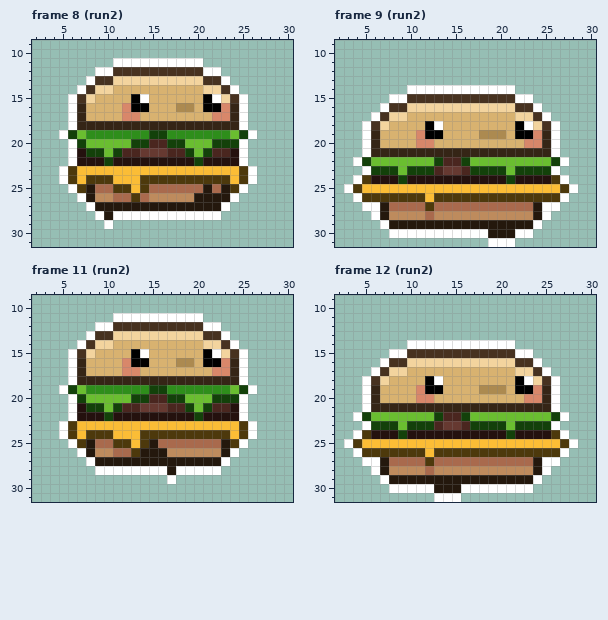
Pixel-art file -- Assets/Sprites/Character/burger.aseprite. This is how it looked before the edit.
32x32 pixels, 17 frames. Shown: frame 8 (run2): x 2..30, y 9..31; frame 9 (run2): x 2..30, y 9..31; frame 11 (run2): x 2..30, y 9..31; frame 12 (run2): x 2..30, y 9..31. The commit also changed other frames, which this record leaves out.
After:
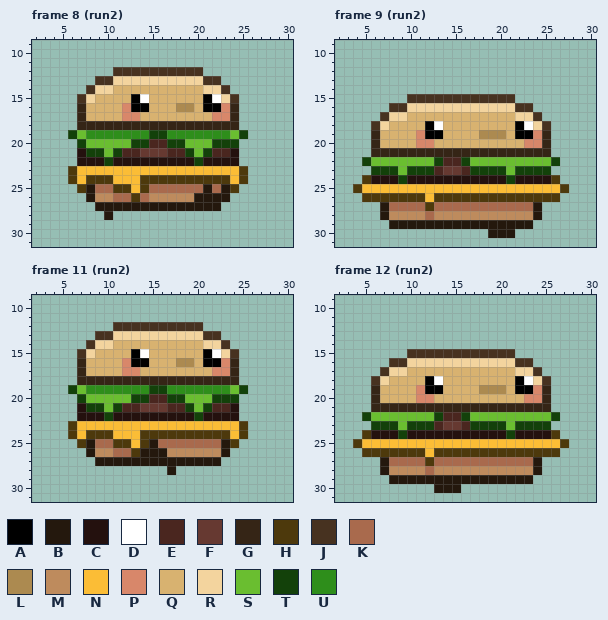
Palette (. is transparent): A #000000  B #24180d  C #24110e  D #ffffff  E #4a261f  F #663931  G #352516  H #4d390c  J #473220  K #a96a4d  L #ac8a50  M #be8b5d  N #fbbd36  P #d8876a  Q #d8b270  R #f3d49e  S #6abe30  T #13410a  U #2e8e1b
What changed:
--- frame 8 (run2), layer "Layer 1"
@@ x 2..30 @@
 10 .............................
-11 .........DDDDDDDDDD..........
-12 .......DDJJJJJJJJJJDD........
-13 ......DJJRRRRRRRRRRJJD.......
-14 .....DJRRQQQQQQQQQQRRJD......
-15 ....DJRQQQQADQQQQQQADRJD.....
-16 ....DGQQQQPAAQQQLLQAAPGD.....
-17 ....DGQQQQPPQQQQQQQQPPGD.....
-18 ....DGGGGGGGGGGGGGGGGGGD.....
-19 ...DTSUUUUUUUTTUUUUUUUSTD....
-20 ....DTSSSSSTTEETTSSSTTTD.....
-21 ....DCTTSTEEFFFEETSTEECD.....
-22 ....DCCCTCCCCCCCCCTCCCCD.....
-23 ...DHNNNNNNNNNNNNNNNNNNHD....
-24 ...DHNHHHNNNHHHHHHHHHHNHD....
-25 ....DHBKKHHNHKKKKKKBKBHD.....
-26 .....DBMMKKHKMMMMMBBBBD......
-27 ......DBBBBBBBBBBBBBBD.......
-28 .......DBDDDDDDDDDDDD........
-29 ........D....................
+11 .............................
+12 .........JJJJJJJJJJ..........
+13 .......JJRRRRRRRRRRJJ........
+14 ......JRRQQQQQQQQQQRRJ.......
+15 .....JRQQQQADQQQQQQADRJ......
+16 .....GQQQQPAAQQQLLQAAPG......
+17 .....GQQQQPPQQQQQQQQPPG......
+18 .....GGGGGGGGGGGGGGGGGG......
+19 ....TSUUUUUUUTTUUUUUUUST.....
+20 .....TSSSSSTTEETTSSSTTT......
+21 .....CTTSTEEFFFEETSTEEC......
+22 .....CCCTCCCCCCCCCTCCCC......
+23 ....HNNNNNNNNNNNNNNNNNNH.....
+24 ....HNHHHNNNHHHHHHHHHHNH.....
+25 .....HBKKHHNHKKKKKKBKBH......
+26 ......BMMKKHKMMMMMBBBB.......
+27 .......BBBBBBBBBBBBBB........
+28 ........B....................
+29 .............................
 30 .............................
--- frame 9 (run2), layer "Layer 1"
@@ x 2..30 @@
 13 .............................
-14 ........DDDDDDDDDDDD.........
-15 ......DDJJJJJJJJJJJJDD.......
-16 .....DJJRRRRRRRRRRRRJJD......
-17 ....DJRRQQQQQQQQQQQQRRJD.....
-18 ...DJRQQQQADQQQQQQQQADRJD....
-19 ...DGQQQQPAAQQQQLLLQAAPGD....
-20 ...DGQQQQPPQQQQQQQQQQPPGD....
-21 ...DGGGGGGGGGGGGGGGGGGGGD....
-22 ..DTSSSSSSSTEETSSSSSSSSSTD...
-23 ...DTTTSTTTEFFETTTTSTTTTD....
-24 ..DHCCCTCCCCCCCCCCCTCCCCHD...
-25 .DHNNNNNNNNNNNNNNNNNNNNNNHD..
-26 ..DHHHHHHHNHHHHHHHHHHHHHHD...
-27 ...DDBKKKKHKKKKKKKKKKKBDD....
-28 ....DBMMMMKMMMMMMMMMMMBD.....
-29 .....DBBBBBBBBBBBBBBBBD......
-30 ......DDDDDDDDDDDBBBDD.......
-31 .................DDD.........
+14 .............................
+15 ........JJJJJJJJJJJJ.........
+16 ......JJRRRRRRRRRRRRJJ.......
+17 .....JRRQQQQQQQQQQQQRRJ......
+18 ....JRQQQQADQQQQQQQQADRJ.....
+19 ....GQQQQPAAQQQQLLLQAAPG.....
+20 ....GQQQQPPQQQQQQQQQQPPG.....
+21 ....GGGGGGGGGGGGGGGGGGGG.....
+22 ...TSSSSSSSTEETSSSSSSSSST....
+23 ....TTTSTTTEFFETTTTSTTTT.....
+24 ...HCCCTCCCCCCCCCCCTCCCCH....
+25 ..HNNNNNNNNNNNNNNNNNNNNNNH...
+26 ...HHHHHHHNHHHHHHHHHHHHHH....
+27 .....BKKKKHKKKKKKKKKKKB......
+28 .....BMMMMKMMMMMMMMMMMB......
+29 ......BBBBBBBBBBBBBBBB.......
+30 .................BBB.........
+31 .............................
--- frame 11 (run2), layer "Layer 1"
@@ x 2..30 @@
 10 .............................
-11 .........DDDDDDDDDD..........
-12 .......DDJJJJJJJJJJDD........
-13 ......DJJRRRRRRRRRRJJD.......
-14 .....DJRRQQQQQQQQQQRRJD......
-15 ....DJRQQQQADQQQQQQADRJD.....
-16 ....DGQQQQPAAQQQLLQAAPGD.....
-17 ....DGQQQQPPQQQQQQQQPPGD.....
-18 ....DGGGGGGGGGGGGGGGGGGD.....
-19 ...DTSUUUUUUUTTUUUUUUUSTD....
-20 ....DTSSSSSTTEETTSSSTTTD.....
-21 ....DCTTSTEEFFFEETSTEECD.....
-22 ....DCCCTCCCCCCCCCTCCCCD.....
-23 ...DHNNNNNNNNNNNNNNNNNNHD....
-24 ...DHNHHHNNNHHHHHHHHHHNHD....
-25 ....DHBKKHHNHBKKKKKKKBHD.....
-26 .....DBMMKKHBBBMMMMMMBD......
-27 ......DBBBBBBBBBBBBBBD.......
-28 .......DDDDDDDDBDDDDD........
-29 ...............D.............
+11 .............................
+12 .........JJJJJJJJJJ..........
+13 .......JJRRRRRRRRRRJJ........
+14 ......JRRQQQQQQQQQQRRJ.......
+15 .....JRQQQQADQQQQQQADRJ......
+16 .....GQQQQPAAQQQLLQAAPG......
+17 .....GQQQQPPQQQQQQQQPPG......
+18 .....GGGGGGGGGGGGGGGGGG......
+19 ....TSUUUUUUUTTUUUUUUUST.....
+20 .....TSSSSSTTEETTSSSTTT......
+21 .....CTTSTEEFFFEETSTEEC......
+22 .....CCCTCCCCCCCCCTCCCC......
+23 ....HNNNNNNNNNNNNNNNNNNH.....
+24 ....HNHHHNNNHHHHHHHHHHNH.....
+25 .....HBKKHHNHBKKKKKKKBH......
+26 ......BMMKKHBBBMMMMMMB.......
+27 .......BBBBBBBBBBBBBB........
+28 ...............B.............
+29 .............................
 30 .............................
--- frame 12 (run2), layer "Layer 1"
@@ x 2..30 @@
 13 .............................
-14 ........DDDDDDDDDDDD.........
-15 ......DDJJJJJJJJJJJJDD.......
-16 .....DJJRRRRRRRRRRRRJJD......
-17 ....DJRRQQQQQQQQQQQQRRJD.....
-18 ...DJRQQQQADQQQQQQQQADRJD....
-19 ...DGQQQQPAAQQQQLLLQAAPGD....
-20 ...DGQQQQPPQQQQQQQQQQPPGD....
-21 ...DGGGGGGGGGGGGGGGGGGGGD....
-22 ..DTSSSSSSSTEETSSSSSSSSSTD...
-23 ...DTTTSTTTEFFETTTTSTTTTD....
-24 ..DHCCCTCCCCCCCCCCCTCCCCHD...
-25 .DHNNNNNNNNNNNNNNNNNNNNNNHD..
-26 ..DHHHHHHHNHHHHHHHHHHHHHHD...
-27 ...DDBKKKKHKKKKKKKKKKKBDD....
-28 ....DBMMMMKMMMMMMMMMMMBD.....
-29 .....DBBBBBBBBBBBBBBBBD......
-30 ......DDDDDBBBDDDDDDDD.......
-31 ...........DDD...............
+14 .............................
+15 ........JJJJJJJJJJJJ.........
+16 ......JJRRRRRRRRRRRRJJ.......
+17 .....JRRQQQQQQQQQQQQRRJ......
+18 ....JRQQQQADQQQQQQQQADRJ.....
+19 ....GQQQQPAAQQQQLLLQAAPG.....
+20 ....GQQQQPPQQQQQQQQQQPPG.....
+21 ....GGGGGGGGGGGGGGGGGGGG.....
+22 ...TSSSSSSSTEETSSSSSSSSST....
+23 ....TTTSTTTEFFETTTTSTTTT.....
+24 ...HCCCTCCCCCCCCCCCTCCCCH....
+25 ..HNNNNNNNNNNNNNNNNNNNNNNH...
+26 ...HHHHHHHNHHHHHHHHHHHHHH....
+27 .....BKKKKHKKKKKKKKKKKB......
+28 .....BMMMMKMMMMMMMMMMMB......
+29 ......BBBBBBBBBBBBBBBB.......
+30 ...........BBB...............
+31 .............................
Pixel boxes of the changes (left, top, right, bottom) in both pictures:
erased: (59, 58, 257, 229)
erased: (344, 85, 578, 247)
erased: (59, 313, 257, 484)
erased: (344, 340, 578, 502)
